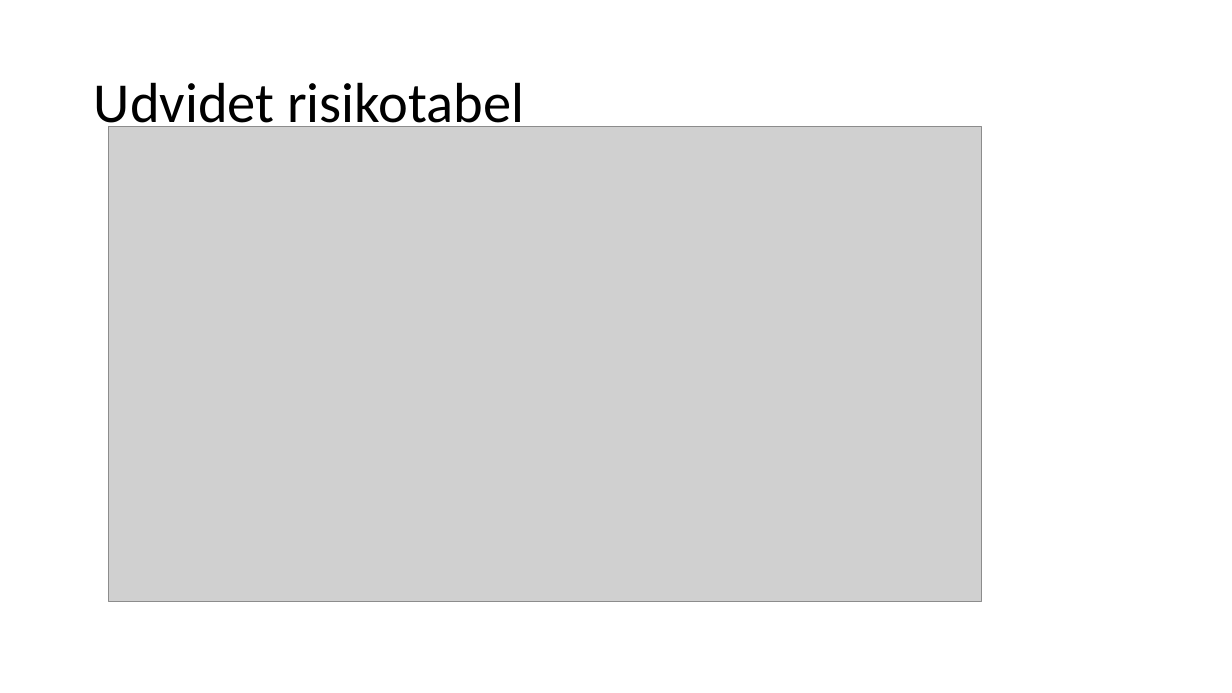
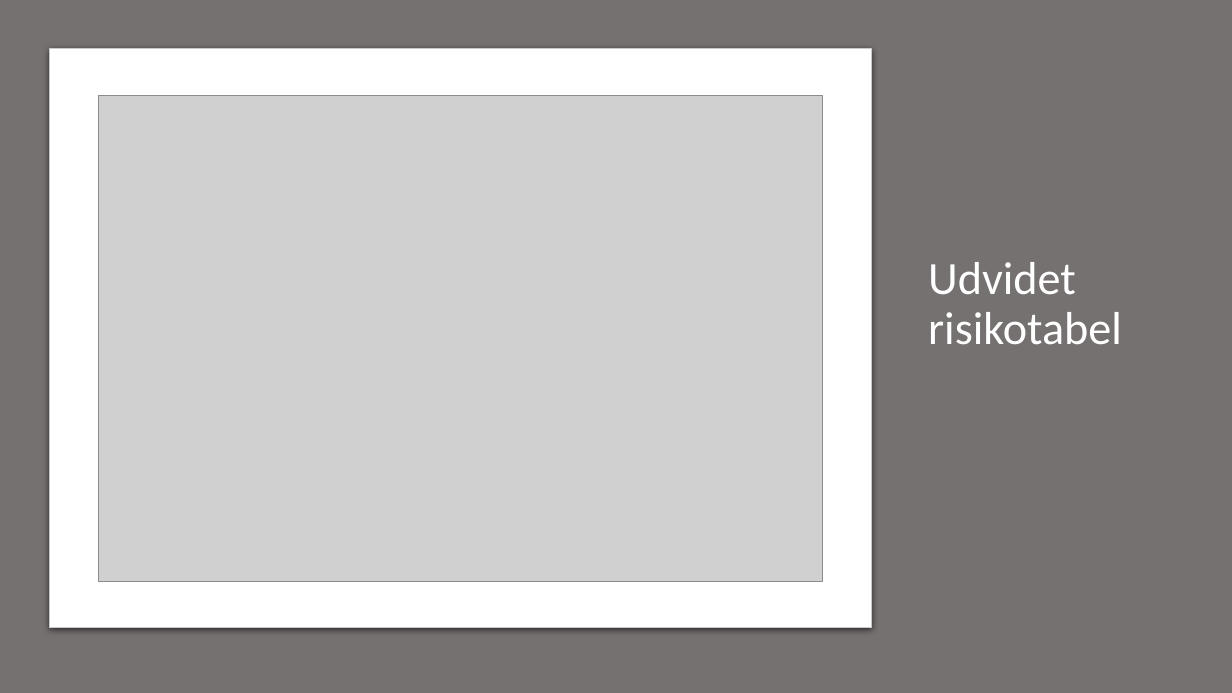
Before and after one commit to jakobmajiddd/Sv-mmeklubben-Delfinen, a slide deck: slide 6 of pppp.pptx. Drawn at 1232x693 pixels with LibreOffice and Linux fonts; fonts in the diff are those of the drawing; grey boxes stand for pictures. Boxes give left, top, right and bottom in pixels: in the first picture for what was removed or moved away, otherwise in the second. Text is boxed around its words. In the diff, an @@ line names an element or a change of style, - is before the commit and + after.

```diff
--- a/pppp.pptx
+++ b/pppp.pptx
@@ background #FFFFFF to #E7E6E6 @@
@@ rectangle added at [0,0,1232,693], fill #767171 @@
@@ rounded rectangle added at [50,49,872,628], fill #FFFFFF, outline #C8CACA 0.75 pt @@
@@ title "Udvidet risikotabel": place and size @@
-title "Udvidet risikotabel" at [94,82,524,135]
+title "Udvidet risikotabel" at [928,262,1122,345]
@@ title "Udvidet risikotabel" at [928,262,1122,345]: size 44 to 36 pt, text colour #000000 to #FFFFFF @@
@@ picture: place and size @@
-picture at [108,127,982,601]
+picture at [99,95,823,581]
```
Also in this commit, not shown: 4 other slides changed, 3 slides added, 3 slides removed.
